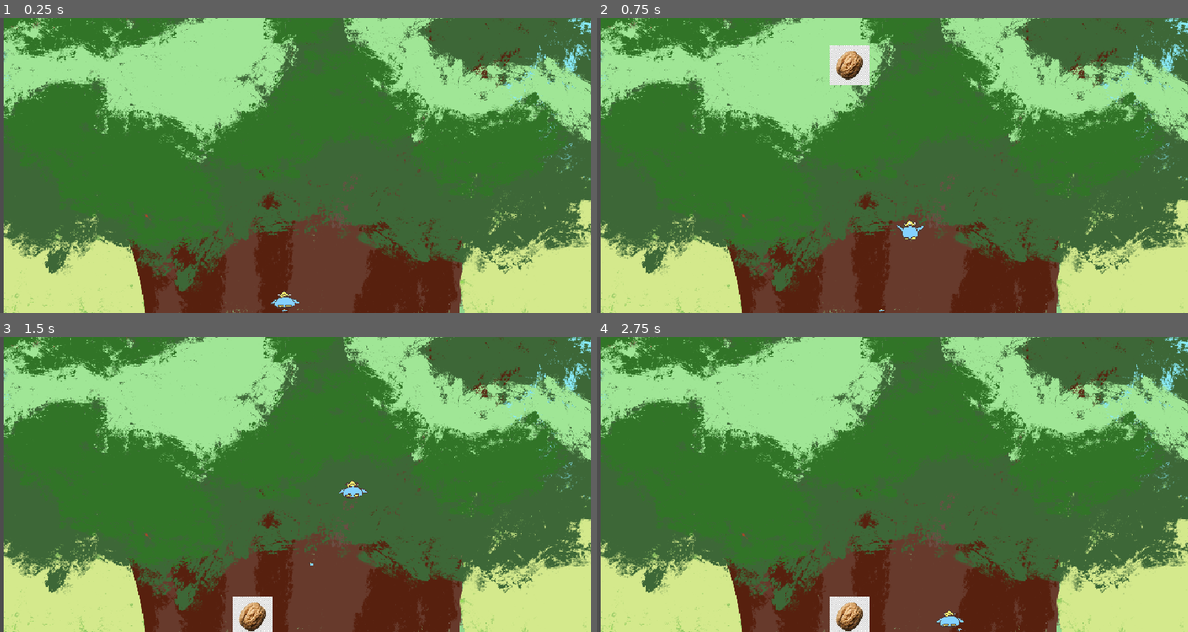
Above: before the commit, frames 1-4 (two rows, left to right).
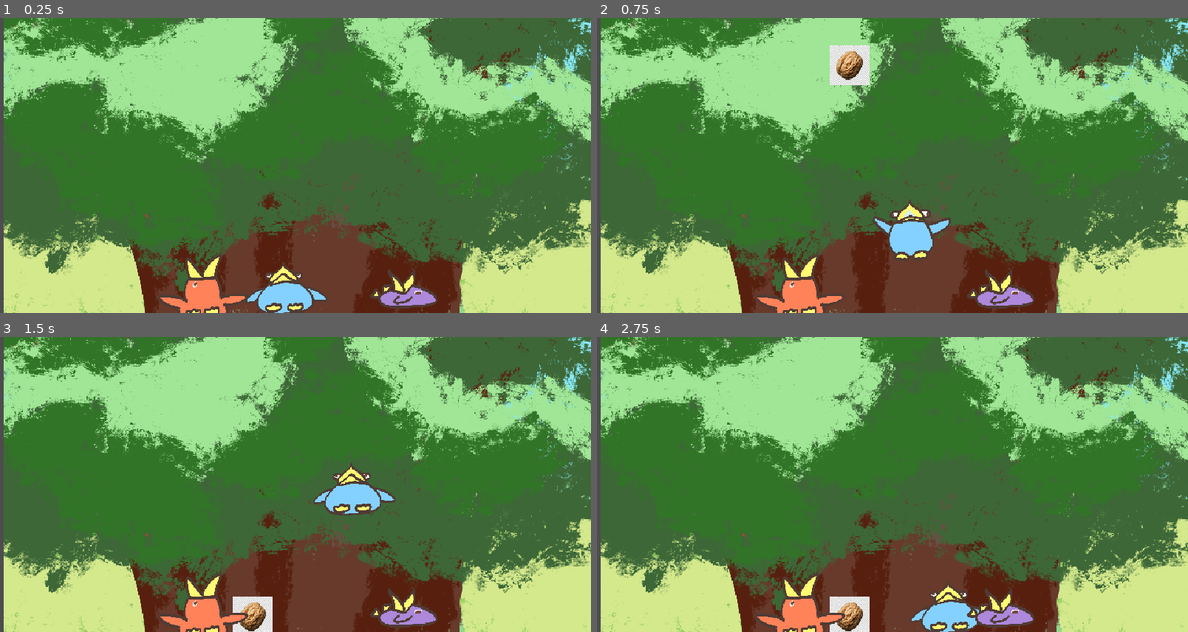
Above: after the commit, the same moments.

Repository: ovanbeurden/bird-game
Game: Godot game, scene res://scenes/camera.tscn
The game is run twice, just before and just after one commit, with the same random seed, the same clock (stepped at 60 frames per second) and the same inputs.
Inputs (mouse positions are in pixels of both pictures, inside the frame that each line leads up to):
- Up to frame 1 (0.25 s): no input
- Up to frame 2 (0.75 s): tap Enter at 0.5 s; drag from (892, 295) to (951, 100) at 0.52 s
- Up to frame 3 (1.5 s): drag from (283, 629) to (360, 434) at 1.27 s
- Up to frame 4 (2.75 s): move the mouse to (880, 631) at 2.02 s; click (880, 631) at 2.17 s

The runs differ from the first frame. In frame 1, 3.0% of the frame differs, in the area x 27-74%, y 80-100%; in frame 2, 3.1%; in frame 3, 3.3%, in the area x 27-74%, y 42-100%; in frame 4, 2.9%.

Commit message:
Fix different bird types

Diff:
--- /dev/null
+++ b/bird-game/resources/purplebird.tres
@@ -0,0 +1,13 @@
+[gd_resource type="Resource" script_class="BirdData" load_steps=5 format=3 uid="uid://b21juy1ccoaat"]
+
+[ext_resource type="Script" uid="uid://bniak84vtafw" path="res://scripts/bird_data.gd" id="1_vbryq"]
+[ext_resource type="Texture2D" uid="uid://dscwffqgu4fey" path="res://sprites/birdPurple_close1.png" id="2_1h04w"]
+[ext_resource type="Texture2D" uid="uid://0i0ih0x0sg6d" path="res://sprites/birdPurple_up1.png" id="3_wx73b"]
+[ext_resource type="Texture2D" uid="uid://d17ymv4gkalc0" path="res://sprites/birdPurple_open1.png" id="4_o7mix"]
+
+[resource]
+script = ExtResource("1_vbryq")
+texture_hold = ExtResource("3_wx73b")
+texture_open = ExtResource("4_o7mix")
+texture_close = ExtResource("2_1h04w")
+metadata/_custom_type_script = "uid://bniak84vtafw"
--- /dev/null
+++ b/bird-game/resources/redbird.tres
@@ -0,0 +1,13 @@
+[gd_resource type="Resource" script_class="BirdData" load_steps=5 format=3 uid="uid://b1dv82hs2xw0a"]
+
+[ext_resource type="Script" uid="uid://bniak84vtafw" path="res://scripts/bird_data.gd" id="1_ra2oh"]
+[ext_resource type="Texture2D" uid="uid://dkv4hgx5d76mv" path="res://sprites/birdRed_close1.png" id="2_205of"]
+[ext_resource type="Texture2D" uid="uid://bppwiog8pq74p" path="res://sprites/birdRed_up1.png" id="3_d6hrx"]
+[ext_resource type="Texture2D" uid="uid://c05ddkkl1epsx" path="res://sprites/birdRed_open1.png" id="4_vrrs1"]
+
+[resource]
+script = ExtResource("1_ra2oh")
+texture_hold = ExtResource("3_d6hrx")
+texture_open = ExtResource("4_vrrs1")
+texture_close = ExtResource("2_205of")
+metadata/_custom_type_script = "uid://bniak84vtafw"
--- a/bird-game/scenes/bird_guy.tscn
+++ b/bird-game/scenes/bird_guy.tscn
@@ -1,15 +1,16 @@
-[gd_scene load_steps=8 format=3 uid="uid://dux1hl8qca85f"]
+[gd_scene load_steps=9 format=3 uid="uid://dojq4hraosrh3"]
 
 [ext_resource type="Script" uid="uid://ba202kpxlmlgr" path="res://scenes/character_body_2d.gd" id="1_nit21"]
-[ext_resource type="Script" uid="uid://ba88a3wb78ews" path="res://scenes/collision_shape_2d.gd" id="2_bu8xt"]
+[ext_resource type="Script" path="res://scenes/collision_shape_2d.gd" id="2_bu8xt"]
 [ext_resource type="Script" uid="uid://ce1nvii1l8u7k" path="res://scenes/area_2d.gd" id="3_oyc7i"]
-[ext_resource type="Texture2D" uid="uid://b4j2qdh714nor" path="res://art/snail.png" id="4_tx71x"]
+[ext_resource type="Texture2D" uid="uid://dhylpqs0mr7bd" path="res://sprites/birdBlue_open1.png" id="4_bu8xt"]
+[ext_resource type="Script" uid="uid://c4x5goysw2ldu" path="res://scripts/editor_sprite_helper.gd" id="5_bu8xt"]
 
 [sub_resource type="RectangleShape2D" id="RectangleShape2D_kod1s"]
-size = Vector2(344.30023, 282.71484)
+size = Vector2(344.30023, 400.95218)
 
-[sub_resource type="RectangleShape2D" id="RectangleShape2D_gtx3x"]
-size = Vector2(234.52328, 191.71634)
+[sub_resource type="CircleShape2D" id="CircleShape2D_oyc7i"]
+radius = 361.67
 
 [sub_resource type="GDScript" id="GDScript_ys67x"]
 script/source = "extends Sprite2D
@@ -30,7 +31,7 @@
 script = ExtResource("1_nit21")
 
 [node name="CollisionShape2D" type="CollisionShape2D" parent="."]
-position = Vector2(-0.9356079, -5.070221)
+position = Vector2(0, 59.11869)
 scale = Vector2(1.0000002, 1.0000002)
 shape = SubResource("RectangleShape2D_kod1s")
 script = ExtResource("2_bu8xt")
@@ -39,12 +40,12 @@
 script = ExtResource("3_oyc7i")
 
 [node name="CollisionShape2D" type="CollisionShape2D" parent="Area2D"]
-position = Vector2(68.922386, -45.834686)
 scale = Vector2(1.0000002, 1.0000002)
-shape = SubResource("RectangleShape2D_gtx3x")
+shape = SubResource("CircleShape2D_oyc7i")
 
 [node name="Sprite2D" type="Sprite2D" parent="Area2D"]
-position = Vector2(-10.915318, -6.8954163)
-scale = Vector2(0.3554767, 0.35267046)
-texture = ExtResource("4_tx71x")
+texture = ExtResource("4_bu8xt")
 script = SubResource("GDScript_ys67x")
+
+[node name="EditorSpriteHelper" type="Node" parent="."]
+script = ExtResource("5_bu8xt")
--- a/bird-game/scenes/camera.tscn
+++ b/bird-game/scenes/camera.tscn
@@ -1,9 +1,11 @@
-[gd_scene load_steps=6 format=3 uid="uid://bpdrwuohijr8"]
+[gd_scene load_steps=8 format=3 uid="uid://bpdrwuohijr8"]
 
 [ext_resource type="Script" uid="uid://dh6hhk0mq4okw" path="res://scripts/camera_2d.gd" id="3_gtx3x"]
 [ext_resource type="Texture2D" uid="uid://bb57s0c6oauiq" path="res://sprites/Background.png" id="4_b05li"]
-[ext_resource type="PackedScene" uid="uid://dux1hl8qca85f" path="res://scenes/bird_guy.tscn" id="4_gtx3x"]
-[ext_resource type="PackedScene" uid="uid://v331m71nltl4" path="res://scenes/nut.tscn" id="5_b05li"]
+[ext_resource type="PackedScene" uid="uid://dojq4hraosrh3" path="res://scenes/bird_guy.tscn" id="4_gtx3x"]
+[ext_resource type="PackedScene" uid="uid://dltctbwfvfglt" path="res://scenes/nut.tscn" id="5_b05li"]
+[ext_resource type="Resource" uid="uid://b21juy1ccoaat" path="res://resources/purplebird.tres" id="5_p8nh0"]
+[ext_resource type="Resource" uid="uid://b1dv82hs2xw0a" path="res://resources/redbird.tres" id="6_ys67x"]
 
 [sub_resource type="RectangleShape2D" id="RectangleShape2D_ys67x"]
 size = Vector2(1021, 11)
@@ -33,9 +35,9 @@
 position = Vector2(-14.999999, -18)
 
 [node name="BirdGuy2" parent="." instance=ExtResource("4_gtx3x")]
-position = Vector2(-18.006096, -20.773554)
-scale = Vector2(0.04016276, 0.023742585)
+position = Vector2(183.104, -20.774)
+bird_data = ExtResource("5_p8nh0")
 
 [node name="BirdGuy3" parent="." instance=ExtResource("4_gtx3x")]
-position = Vector2(-18.608538, -21.20092)
-scale = Vector2(0.008048878, 0.003658407)
+position = Vector2(-156.009, -21.201)
+bird_data = ExtResource("6_ys67x")
--- a/bird-game/scripts/birb_unit.gd
+++ b/bird-game/scripts/birb_unit.gd
@@ -2,8 +2,8 @@
 
 # Called when the node enters the scene tree for the first time.
 func _ready() -> void:
-    pass # Replace with function body.
+	pass # Replace with function body.
 
 # Called every frame. 'delta' is the elapsed time since the previous frame.
 func _process(delta: float) -> void:
-    pass
+	pass
--- /dev/null
+++ b/bird-game/scripts/editor_sprite_helper.gd
@@ -0,0 +1,18 @@
+@tool
+extends Node
+
+@export var bird_node: NodePath
+
+func _process(_delta):
+    if not Engine.is_editor_hint():
+        return
+
+    var bird = get_parent()
+    if not bird:
+        return
+
+    if not bird.bird_data:
+        return
+
+    var sprite = bird.get_node("Area2D/Sprite2D")
+    sprite.texture = bird.bird_data.texture_open
Not shown, added: bird-game/scripts/editor_sprite_helper.gd.uid
